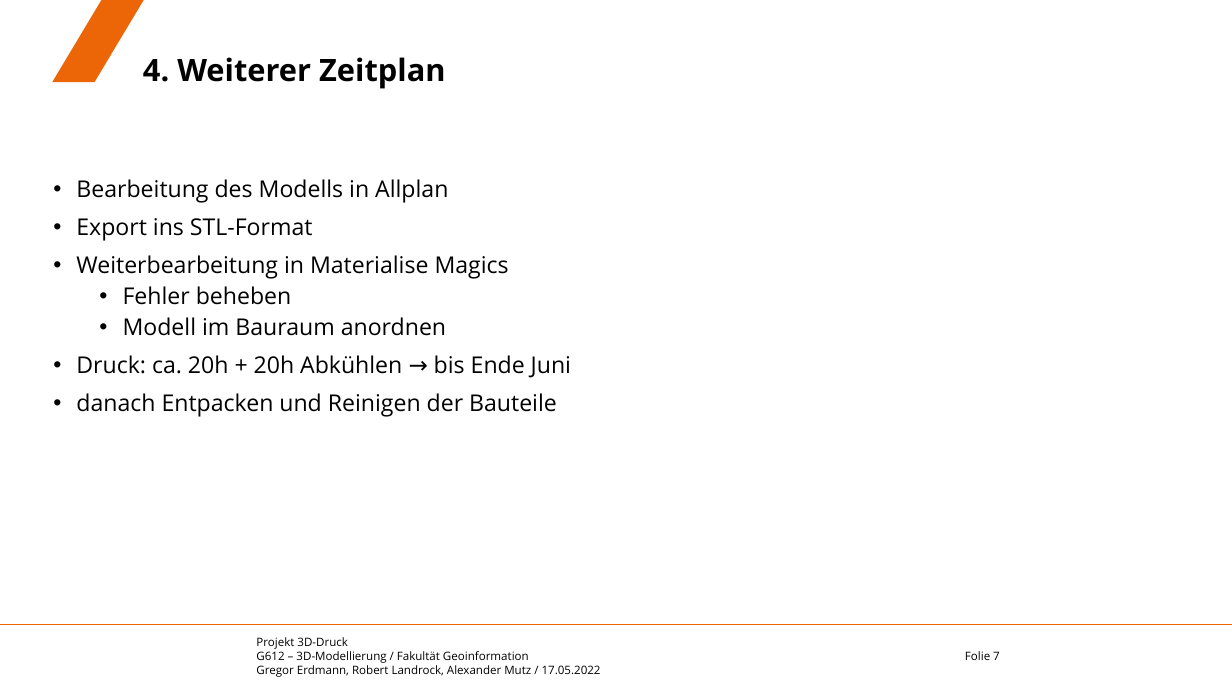
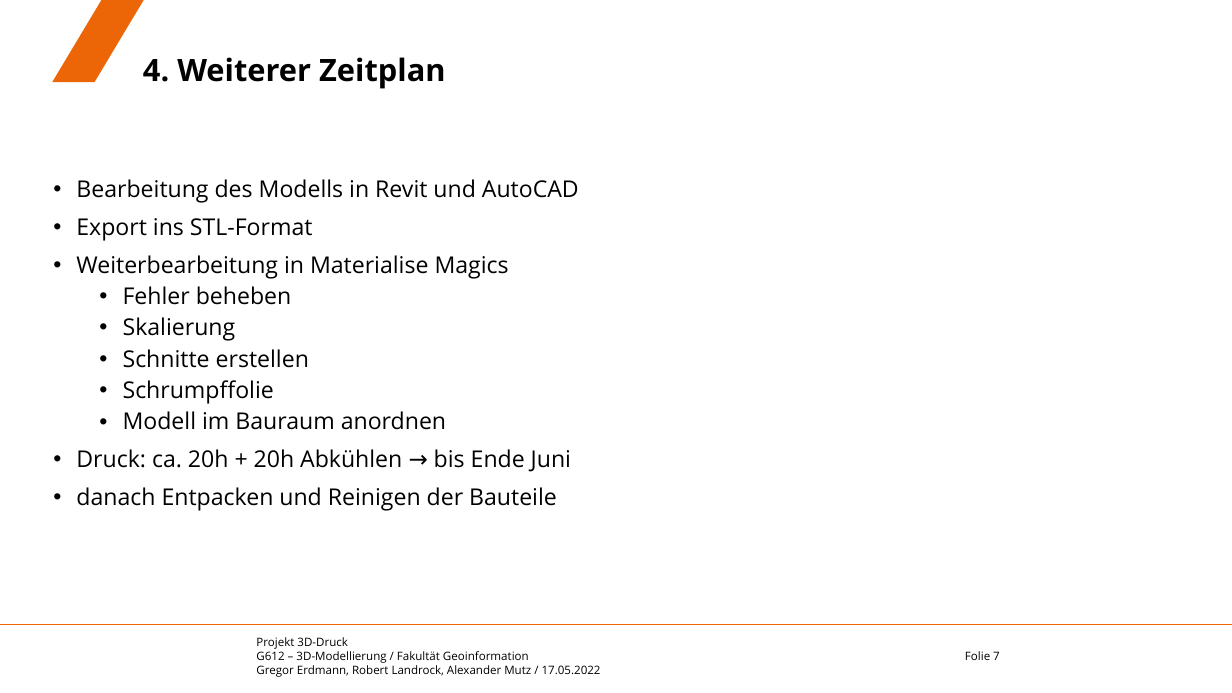
Before and after one commit to eamutz/LGS_print, a slide deck: slide 7 of zwischenvortrag.pptx. Drawn at 1232x693 pixels with LibreOffice and Linux fonts; fonts in the diff are those of the drawing; background and template pictures are left out. Boxes give left, top, right and bottom in pixels: in the first picture for what was removed or moved away, otherwise in the second. Text is boxed around its words. In the diff, an @@ line names an element or a change of style, - is before the commit and + after.

```diff
--- a/zwischenvortrag.pptx
+++ b/zwischenvortrag.pptx
@@ text at [76, 179, 579, 203]: text changed @@
-• Bearbeitung des Modells in Allplan
+• Bearbeitung des Modells in Revit und AutoCAD
@@ text at [123, 317, 309, 404]: paragraphs added @@
+  • Skalierung
+  • Schnitte erstellen
+  • Schrumpffolie
```
Also in this commit, not shown: 5 other slides changed.
